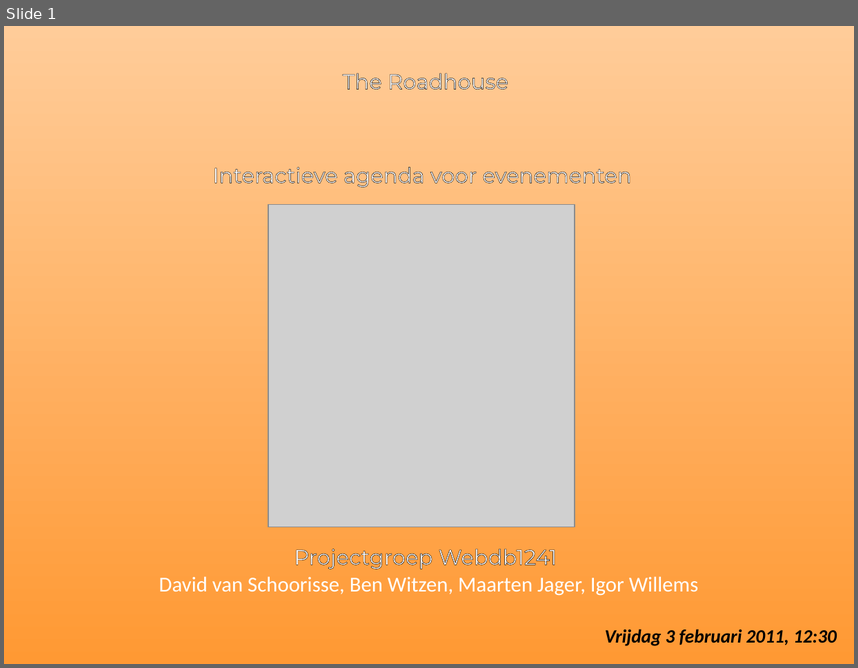
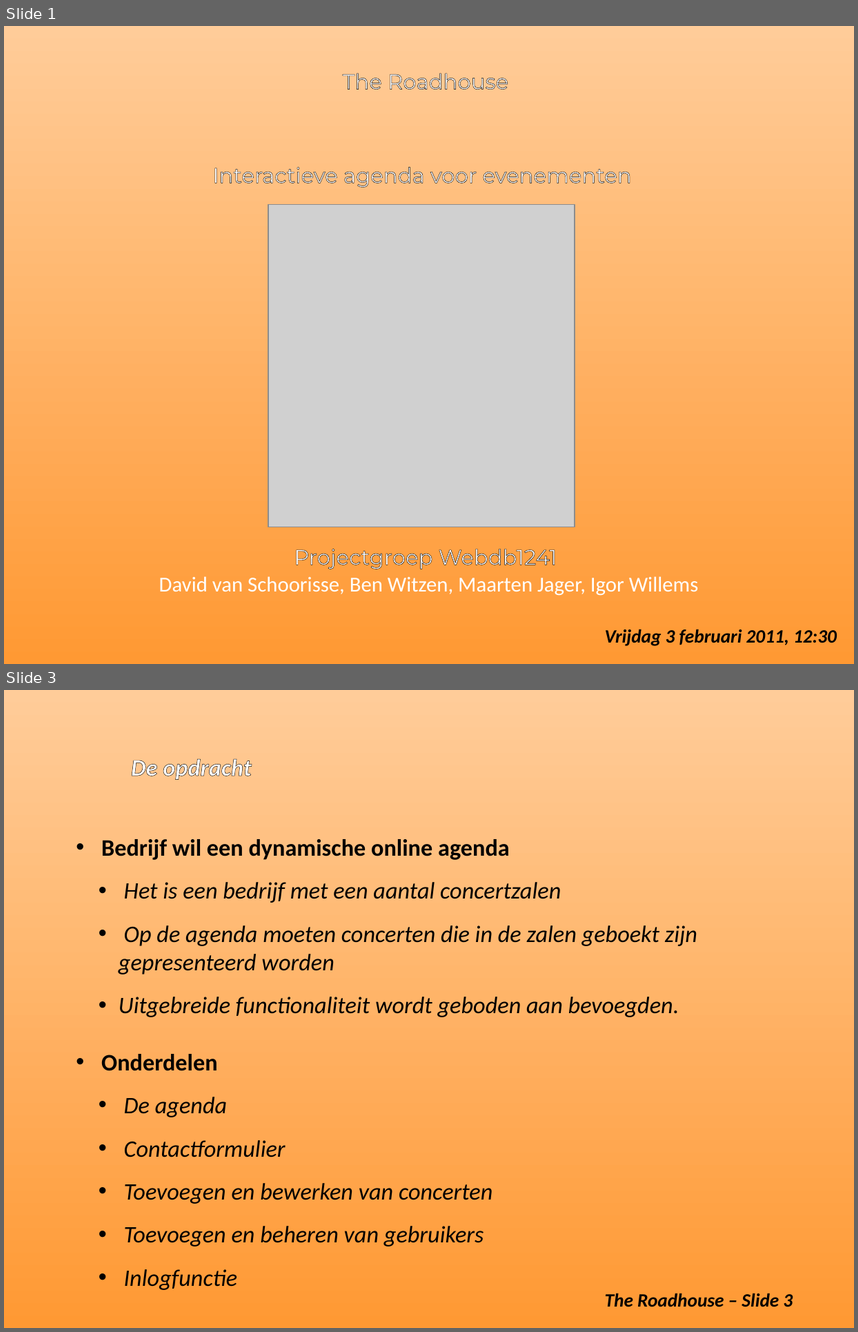
Before and after one commit to MaartenJager/Public_Agenda, a slide deck: Presentation2.ppt. Shown one above the other, each under a label of ours: slide 1 before the commit, slides 1 and 3 after it; the slides between them are not shown. The pictures are 858x668 and 858x1332 pixels, drawn with LibreOffice and Linux fonts; fonts in the diff are those of the drawing; grey boxes stand for pictures. Boxes give left, top, right and bottom in pixels: in the first picture for what was removed or moved away, otherwise in the second. Text is boxed around its words. In the diff, an @@ line names an element or a change of style, - is before the commit and + after.

```diff
--- a/Presentation2.ppt
+++ b/Presentation2.ppt
@@ slide 3 added at [4,690,854,1328], background gradient #FFCC99 to #FF9933 @@
@@ text added at [131,759,251,780], 20 pt, text #FFFFFF, bold, italic @@
+De opdracht
@@ text added at [101,839,697,1017], 20 pt, text #000000, italic @@
+• Bedrijf wil een dynamische online agenda
+  • Het is een bedrijf met een aantal concertzalen
+  • Op de agenda moeten concerten die in de zalen geboekt zijn gepresenteerd worden
+  • Uitgebreide functionaliteit wordt geboden aan bevoegden.
@@ text added at [101,1054,493,1290], 20 pt, text #000000, italic @@
+• Onderdelen
+  • De agenda
+  • Contactformulier
+  • Toevoegen en bewerken van concerten
+  • Toevoegen en beheren van gebruikers
+  • Inlogfunctie
@@ text added at [605,1292,793,1307], 16 pt, text #000000, bold, italic @@
+The Roadhouse – Slide 3
```
Also in this commit, not shown: 2 slides changed, 6 other slides added, 5 slides removed.
